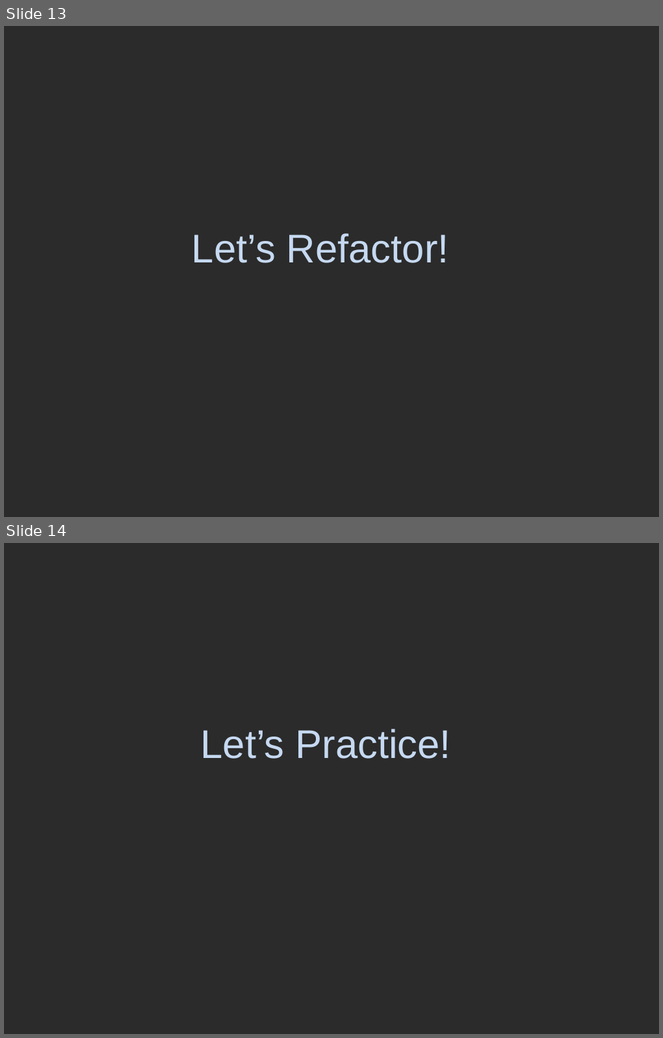
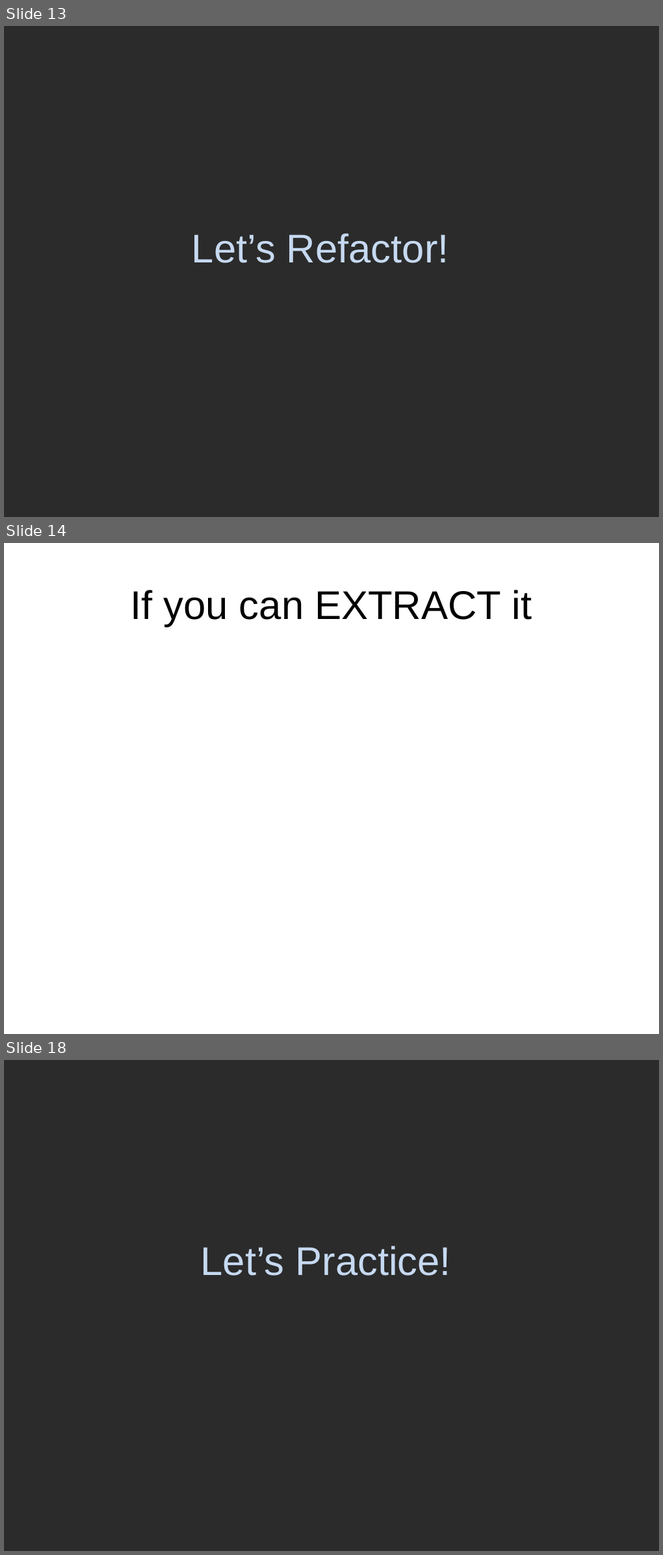
Before and after one commit to marcesher/mxunit-cfmeetups, a slide deck: CFObjective2009TDD/ppt/Esher_TestableCode.ppt. Shown one above the other, each under a label of ours: slides 13 and 14 before the commit, slides 13, 14 and 18 after it; the slides between them are not shown. The pictures are 663x1038 and 663x1555 pixels, drawn with LibreOffice and Linux fonts; fonts in the diff are those of the drawing; background and template pictures are left out; a plain dark background stands for a picture behind light text. Boxes give left, top, right and bottom in pixels: in the first picture for what was removed or moved away, otherwise in the second. Text is boxed around its words. In the diff, an @@ line names an element or a change of style, - is before the commit and + after.

```diff
--- a/CFObjective2009TDD/ppt/Esher_TestableCode.ppt
+++ b/CFObjective2009TDD/ppt/Esher_TestableCode.ppt
@@ slide 14 added at (4,543,659,1034), background #FFFFFF @@
@@ title added at (130,590,532,627), 44 pt, text #000000 @@
+If you can EXTRACT it
@@ what was slide 14 is now slide 18 @@
```
Also in this commit, not shown: 2 slides changed, 4 other slides added, 1 slide removed.
